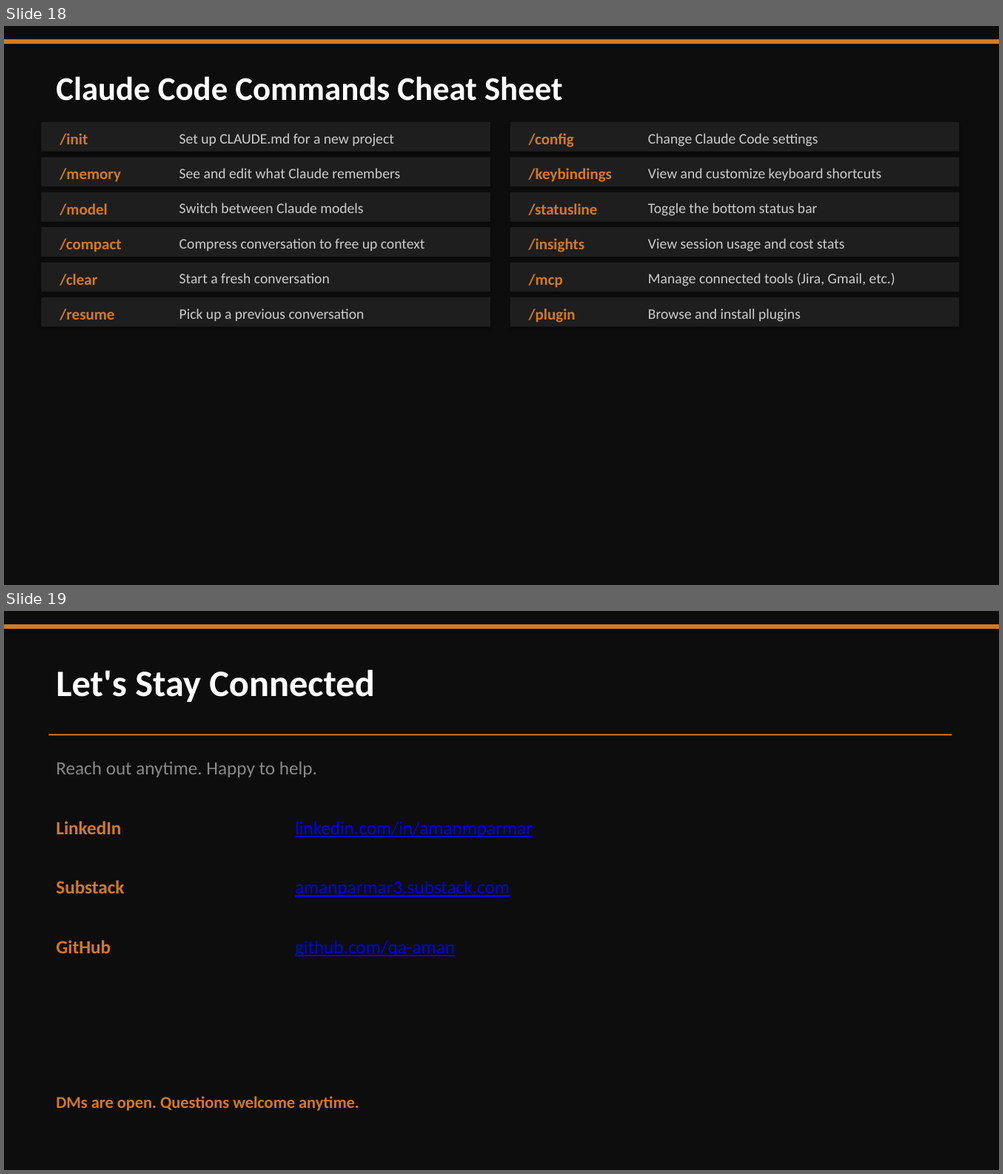
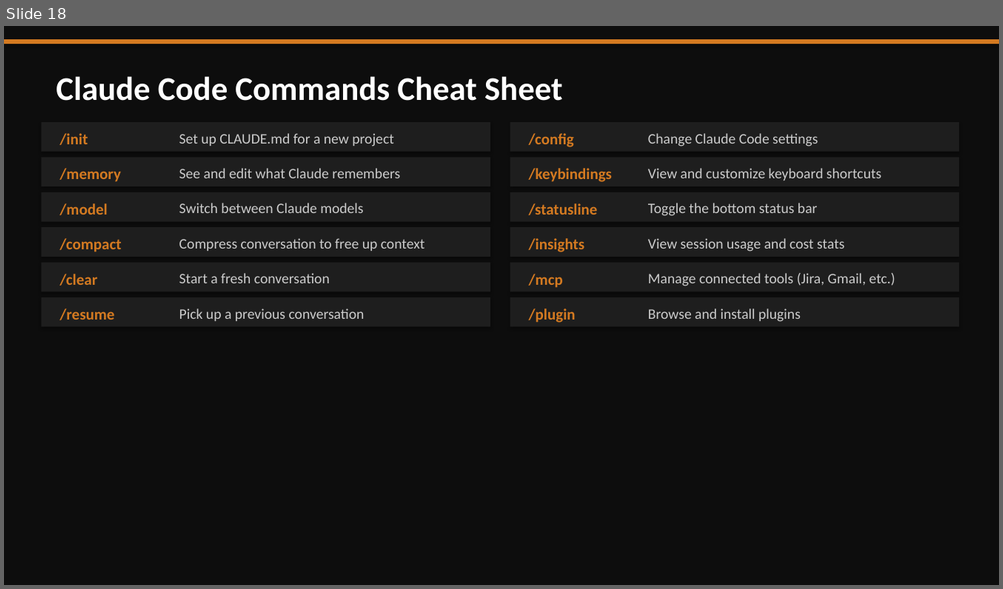
Before and after one commit to qa-aman/next-leap-claude-code, a slide deck: 02-presentation/Session-1-Claude-Code-NextLeap.pptx. Shown one above the other, each under a label of ours: slides 18 and 19 before the commit, slide 18 after it. The pictures are 1003x1174 and 1003x589 pixels, drawn with LibreOffice and Linux fonts; fonts in the diff are those of the drawing. Boxes give left, top, right and bottom in pixels: in the first picture for what was removed or moved away, otherwise in the second. Text is boxed around its words. In the diff, an @@ line names an element or a change of style, - is before the commit and + after.

```diff
--- a/02-presentation/Session-1-Claude-Code-NextLeap.pptx
+++ b/02-presentation/Session-1-Claude-Code-NextLeap.pptx
@@ slide 19 removed at bbox=[4, 611, 999, 1170], background #0D0D0D @@
@@ rectangle removed at bbox=[4, 624, 999, 629] @@
@@ text removed at bbox=[56, 669, 374, 702] @@
-Let's Stay Connected
@@ rectangle removed at bbox=[48, 734, 951, 735] @@
@@ text removed at bbox=[56, 761, 317, 777] @@
-Reach out anytime. Happy to help.
@@ text removed at bbox=[56, 821, 121, 834] @@
-LinkedIn
@@ text removed at bbox=[295, 821, 532, 837] @@
-linkedin.com/in/amanmparmar
@@ text removed at bbox=[56, 880, 124, 894] @@
-Substack
@@ text removed at bbox=[295, 880, 509, 897] @@
-amanparmar3.substack.com
@@ text removed at bbox=[56, 940, 111, 954] @@
-GitHub
@@ text removed at bbox=[295, 940, 455, 957] @@
-github.com/qa-aman
@@ text removed at bbox=[56, 1096, 359, 1111] @@
-DMs are open. Questions welcome anytime.
```
Also in this commit, not shown: 4 slides changed, 1 other file.
